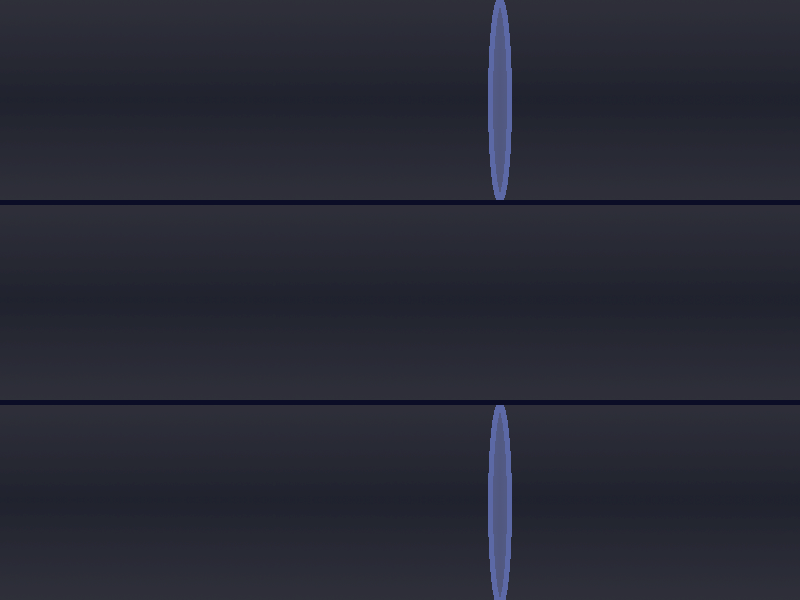
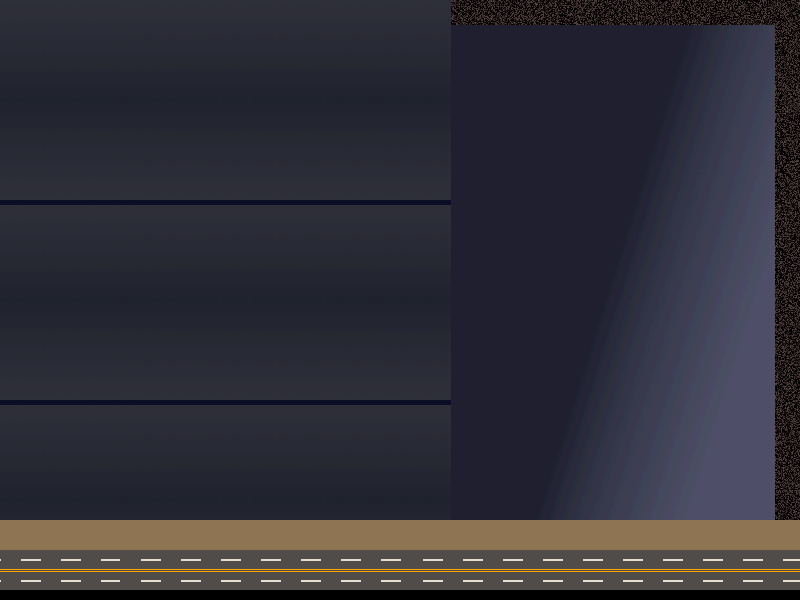
Two versions of the same layered image (800x600). Layer-by-layer changes:
added layer "나가는 곳" above "도로" over (x1=451, y1=0, x2=800, y2=520)
added layer "도로" above "공간선" over (x1=0, y1=520, x2=800, y2=600)
